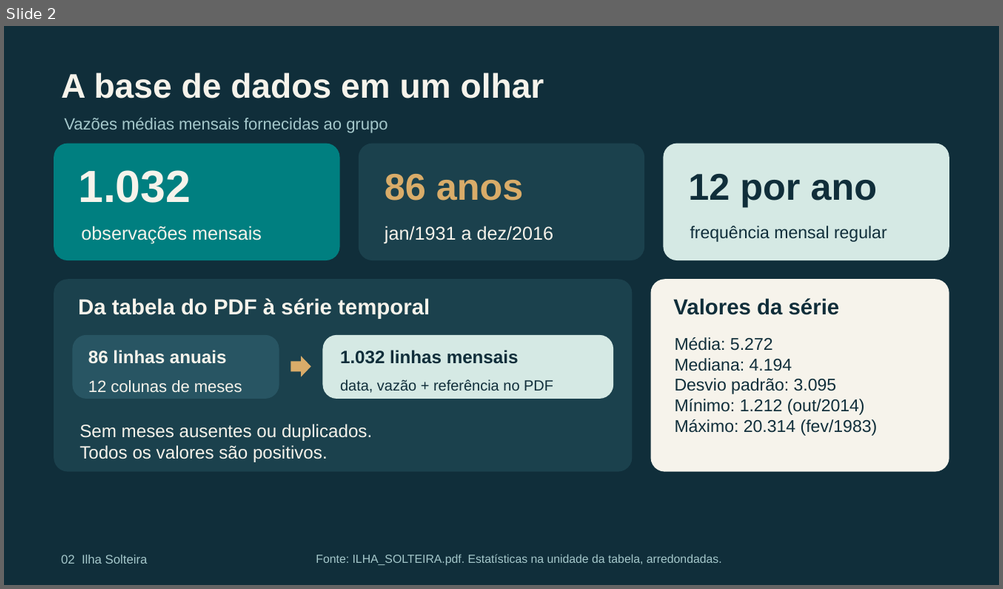
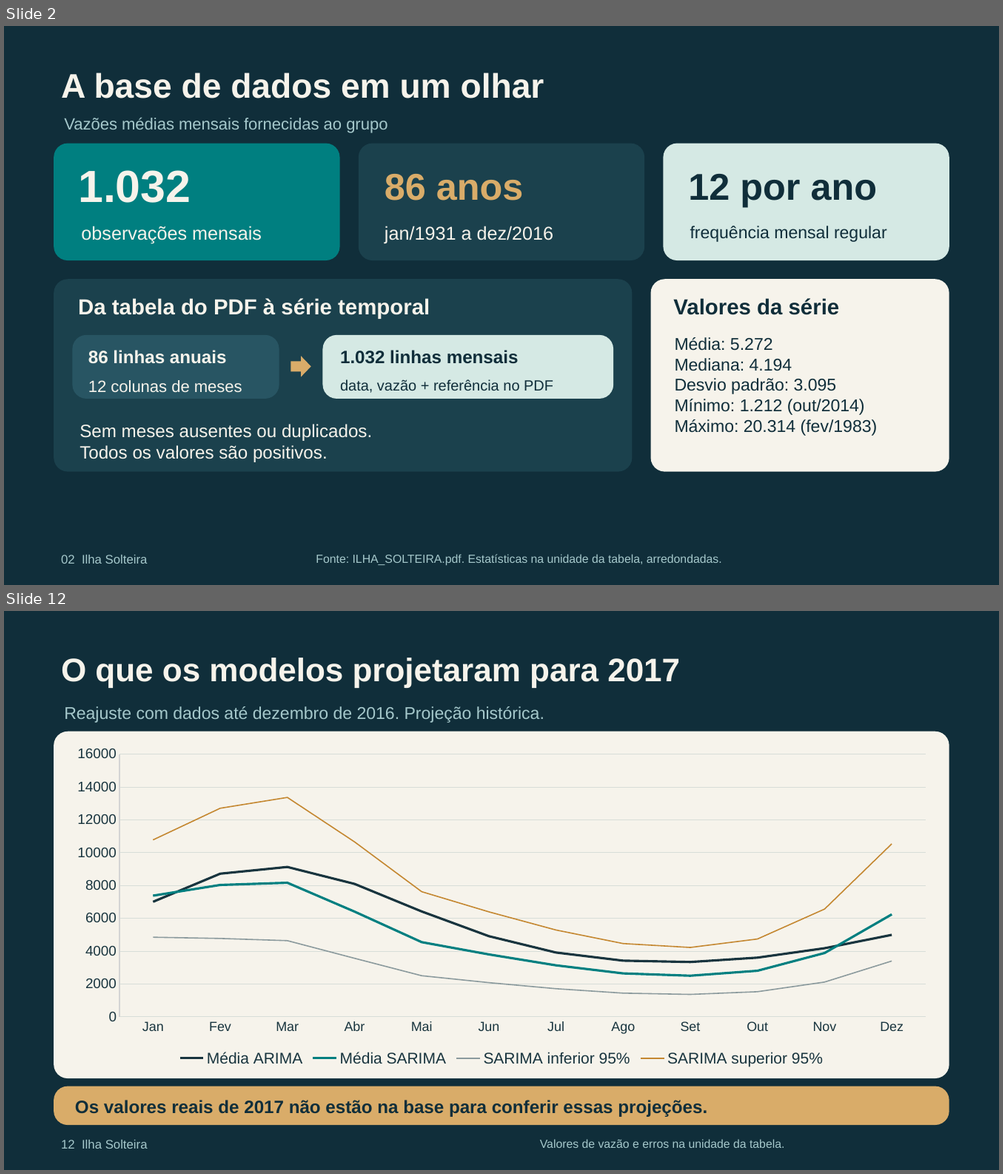
Before and after one commit to letfontenelle/modelagem-analitica, a slide deck: output/apresentacao_ilha_solteira.pptx. Shown one above the other, each under a label of ours: slide 2 before the commit, slides 2 and 12 after it; the slides between them are not shown. The pictures are 1003x589 and 1003x1174 pixels, drawn with LibreOffice and Linux fonts; fonts in the diff are those of the drawing. Boxes give left, top, right and bottom in pixels: in the first picture for what was removed or moved away, otherwise in the second. Text is boxed around its words. In the diff, an @@ line names an element or a change of style, - is before the commit and + after.

```diff
--- a/output/apresentacao_ilha_solteira.pptx
+++ b/output/apresentacao_ilha_solteira.pptx
@@ slide 12 added at (4,611,999,1170), background #102E3A @@
@@ text added at (61,658,680,687), 31.5 pt, text #F6F3EB, bold @@
+O que os modelos projetaram para 2017
@@ text added at (64,706,544,723), 16.5 pt, text #A5C8CB @@
+Reajuste com dados até dezembro de 2016. Projeção histórica.
@@ rounded rectangle added at (54,731,949,1079), fill #F6F3EB @@
@@ line chart added at (60,740,942,1071) @@
+categories: Jan, Fev, Mar, Abr, Mai, Jun, Jul, Ago, Set, Out, Nov, Dez
+Média ARIMA: 7000, 8700, 9100, 8100, 6400, 4900, 3900, 3400, 3300, 3600, 4200, 5000
+Média SARIMA: 7400, 8000, 8200, 6400, 4500, 3800, 3100, 2600, 2500, 2800, 3900, 6200
+SARIMA inferior 95%: 4800, 4800, 4600, 3600, 2500, 2100, 1700, 1400, 1400, 1500, 2100, 3400
+SARIMA superior 95%: 10800, 12700, 13400, 10700, 7600, 6400, 5300, 4500, 4200, 4700, 6600, 10500
@@ rounded rectangle added at (54,1087,949,1126), fill #D9AC69 @@
@@ text added at (75,1100,707,1117), 17.2 pt, text #102E3A, bold @@
+Os valores reais de 2017 não estão na base para conferir essas projeções.
@@ text added at (61,1140,148,1149), 12 pt, text #A5C8CB @@
+12 Ilha Solteira
@@ text added at (540,1139,784,1148), 11.2 pt, text #A5C8CB @@
+Valores de vazão e erros na unidade da tabela.
```
Also in this commit, not shown: 7 slides changed, 3 other slides added, 7 slides removed, 6 other files.
